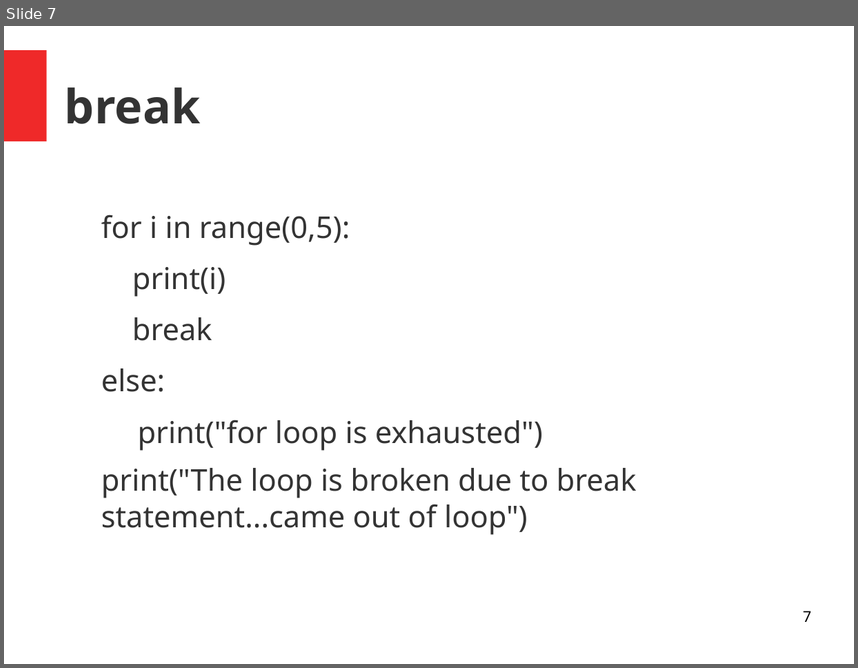
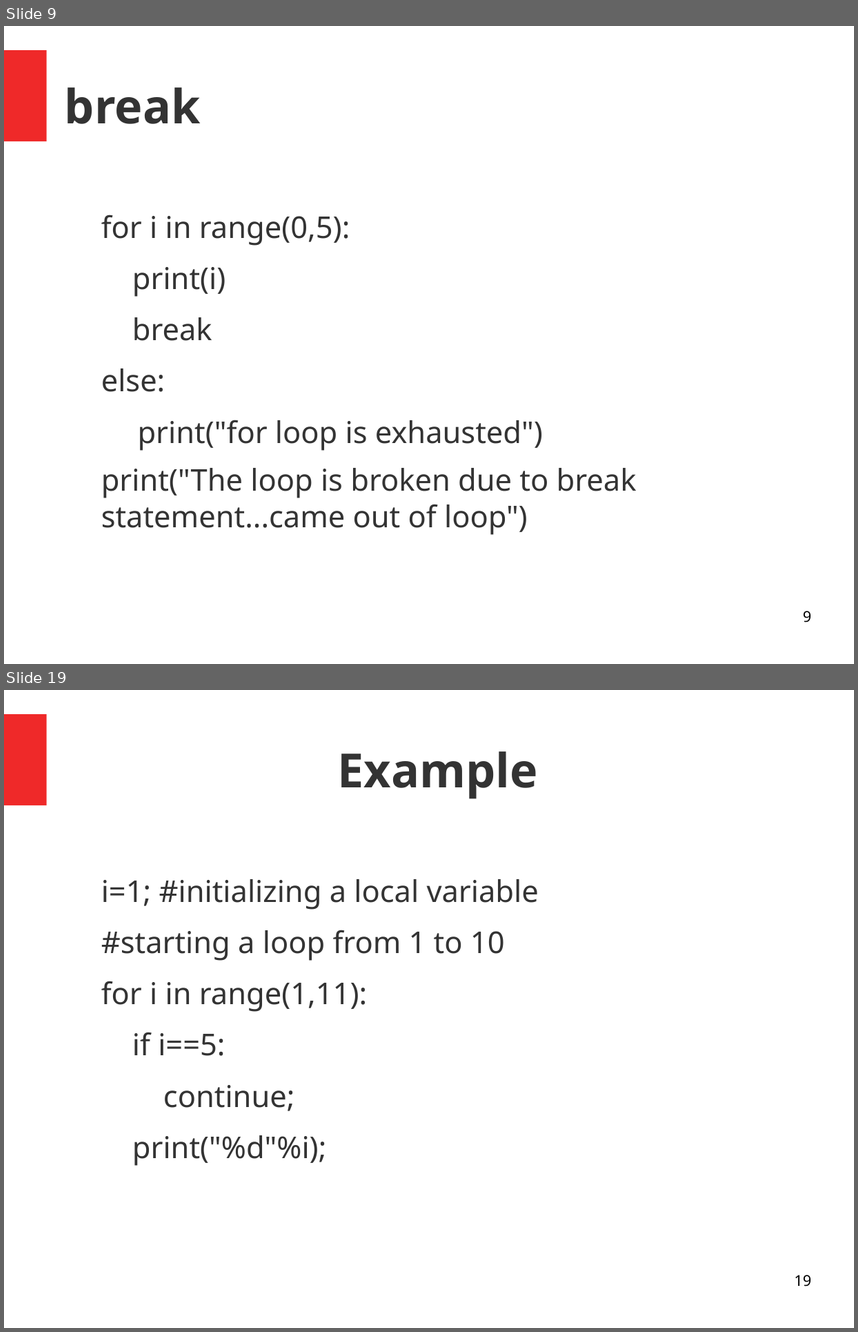
Before and after one commit to ApoorvaJu08/Python-khatmandu, a slide deck: Teaching/loops.odp. Shown one above the other, each under a label of ours: slide 7 before the commit, slides 9 and 19 after it; the slides between them are not shown. The pictures are 858x668 and 858x1332 pixels, drawn with LibreOffice and Linux fonts; fonts in the diff are those of the drawing. Boxes give left, top, right and bottom in pixels: in the first picture for what was removed or moved away, otherwise in the second. Text is boxed around its words. In the diff, an @@ line names an element or a change of style, - is before the commit and + after.

```diff
--- a/Teaching/loops.odp
+++ b/Teaching/loops.odp
@@ slide 19 added at <box>4,690,854,1328</box>, background #FFFFFF; not listed: 1 template element that a slide beside it also shows @@
@@ title added at <box>338,751,538,799</box>, 44 pt, text #333333, bold @@
+Example
@@ text added at <box>101,879,539,1165</box>, 28 pt, text #333333 @@
+i=1; #initializing a local variable
+#starting a loop from 1 to 10
+for i in range(1,11):
+if i==5:
+continue;
+print("%d"%i);
@@ page number added at <box>794,1274,811,1286</box>, 14 pt, text #000000 @@
+19
@@ what was slide 7 is now slide 9 @@
@@ page number at <box>803,610,811,622</box>: text changed @@
-7
+9
```
Also in this commit, not shown: 11 other slides added.
